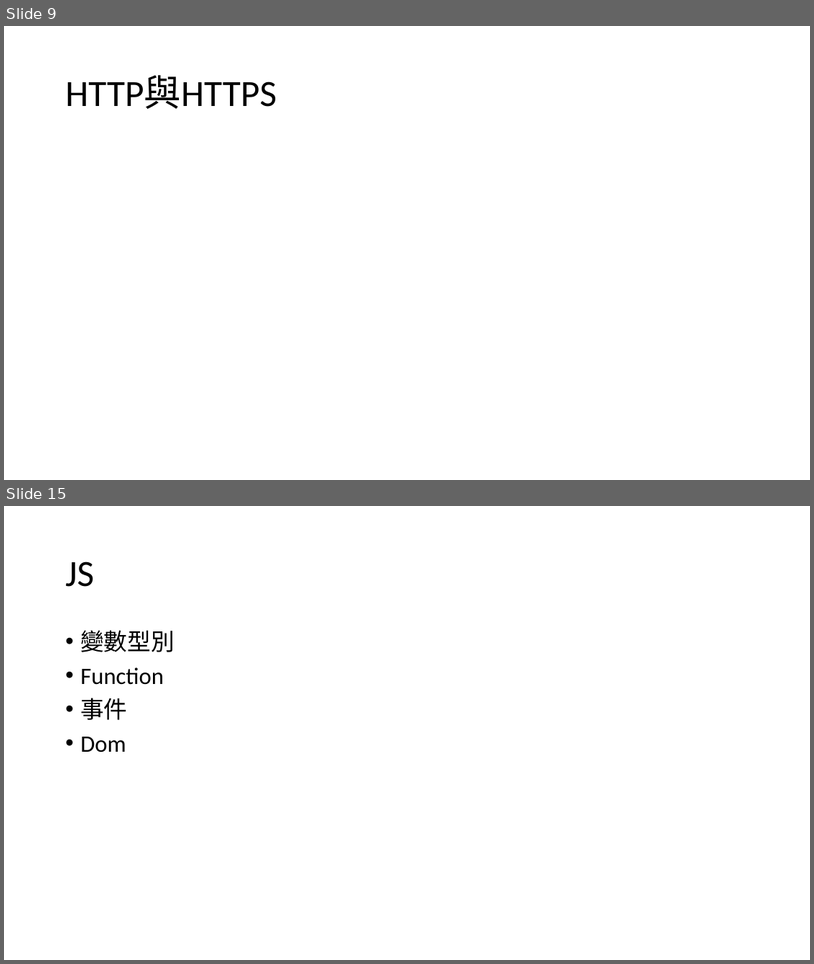
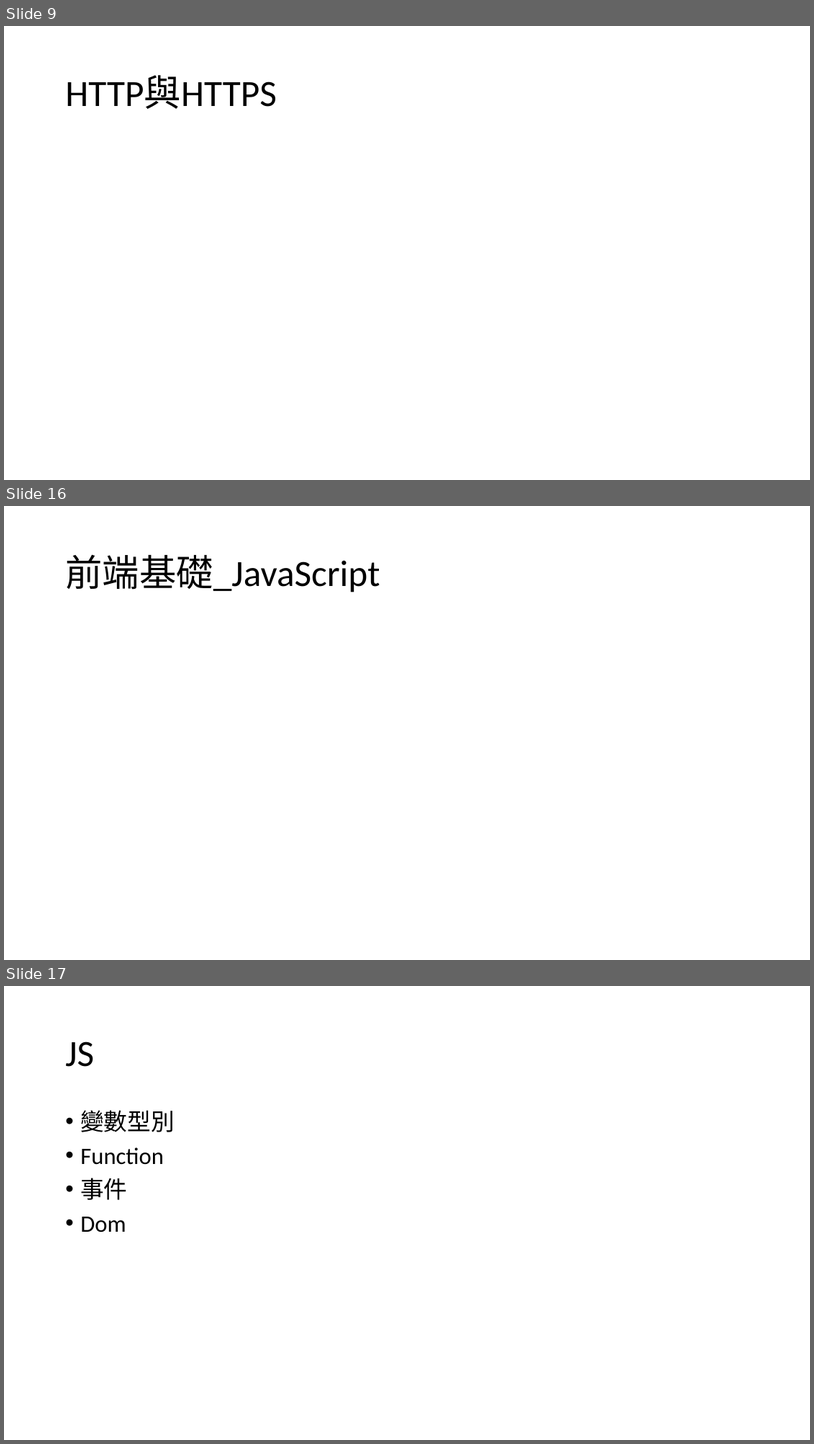
Before and after one commit to Q81JIAXIONG/-, a slide deck: 投影片/1.網頁基礎.pptx. Shown one above the other, each under a label of ours: slides 9 and 15 before the commit, slides 9, 16 and 17 after it; the slides between them are not shown. The pictures are 814x964 and 814x1444 pixels, drawn with LibreOffice and Linux fonts; fonts in the diff are those of the drawing. Boxes give left, top, right and bottom in pixels: in the first picture for what was removed or moved away, otherwise in the second. Text is boxed around its words. In the diff, an @@ line names an element or a change of style, - is before the commit and + after.

Commit message:
第一周教材 整理前端基礎範例與簡報

```diff
--- a/投影片/1.網頁基礎.pptx
+++ b/投影片/1.網頁基礎.pptx
@@ slide 16 added at <box>4,506,810,960</box>, background #FFFFFF @@
@@ title added at <box>65,554,380,592</box>, 44 pt, text #000000 @@
+前端基礎_JavaScript
@@ what was slide 15 is now slide 17 @@
```
Also in this commit, not shown: 3 slides changed, 4 other slides added, 3 slides removed, 24 other files.
